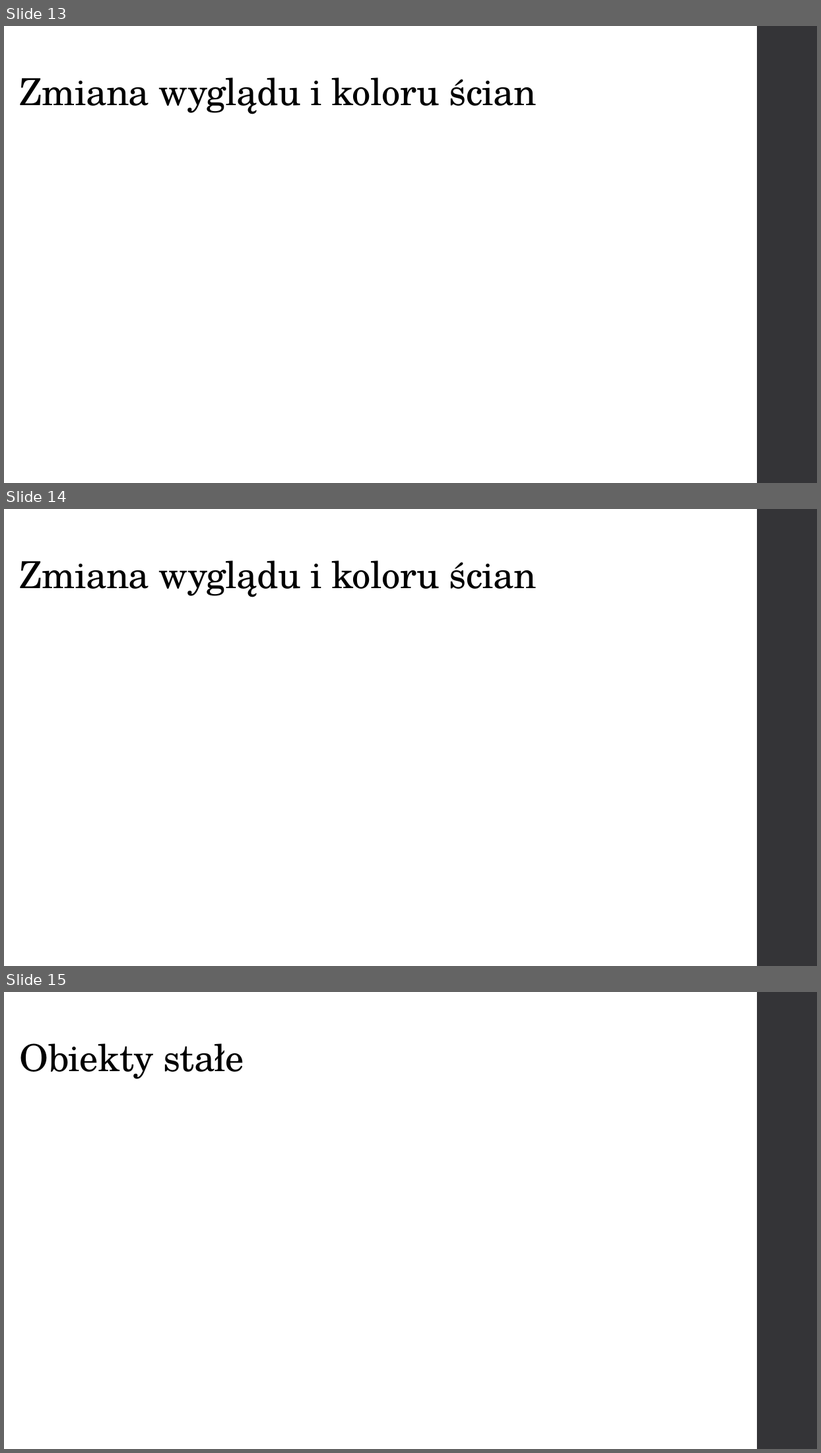
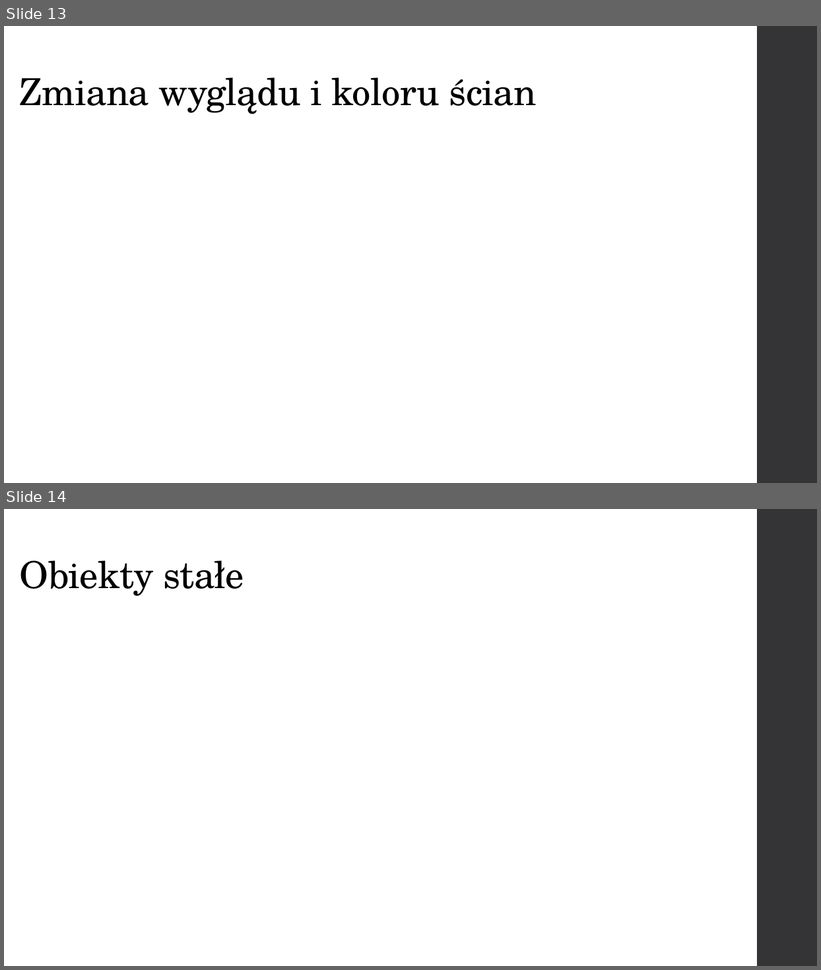
Before and after one commit to GlitchedGuest/PracaInzynieryjska, a slide deck: PrezentacjaAndrzejParuch.pptx. Shown one above the other, each under a label of ours: slides 13, 14 and 15 before the commit, slides 13 and 14 after it. The pictures are 821x1453 and 821x970 pixels, drawn with LibreOffice and Linux fonts; fonts in the diff are those of the drawing. Boxes give left, top, right and bottom in pixels: in the first picture for what was removed or moved away, otherwise in the second. Text is boxed around its words. In the diff, an @@ line names an element or a change of style, - is before the commit and + after.

```diff
--- a/PrezentacjaAndrzejParuch.pptx
+++ b/PrezentacjaAndrzejParuch.pptx
@@ slide 14 removed at [4, 509, 817, 966], background #FFFFFF; not listed: 1 template element that a slide beside it also shows @@
@@ title removed at [20, 560, 537, 597] @@
-Zmiana wyglądu i koloru ścian
@@ what was slide 15 is now slide 14 @@
```
Also in this commit, not shown: 3 slides changed, 1 slide added, 1 other slide removed.
